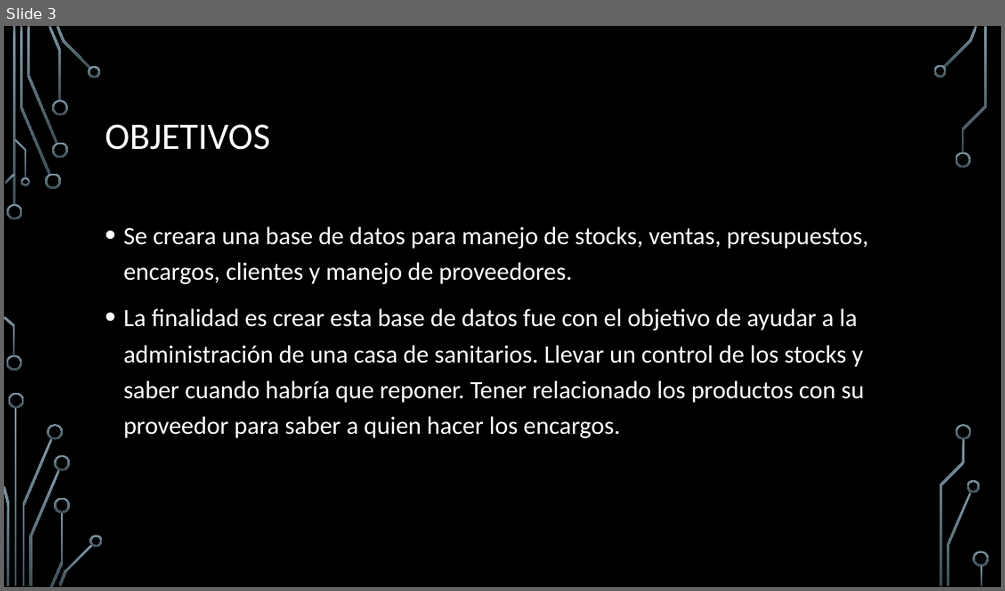
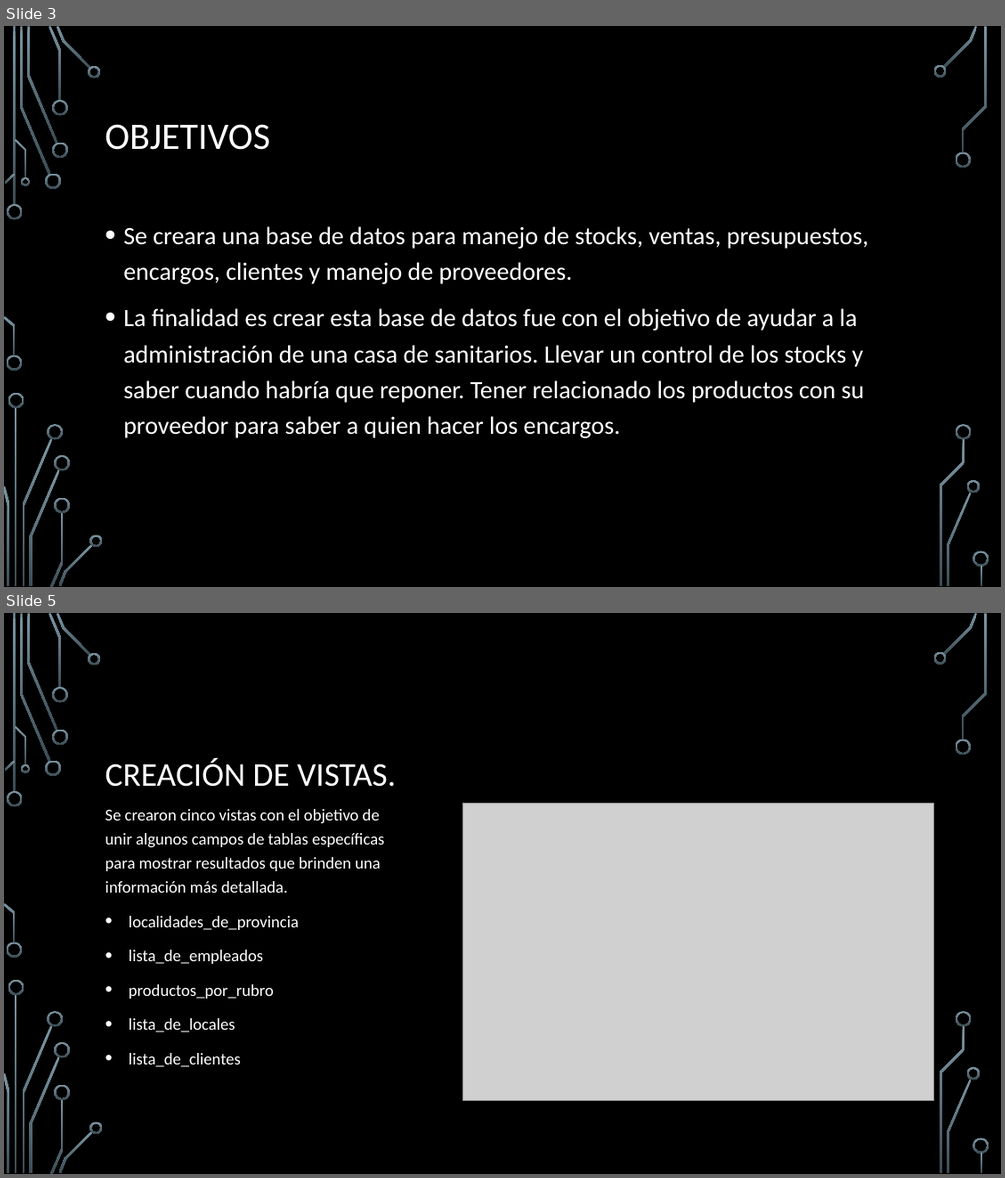
Before and after one commit to Fran2109/Curso_SQL_CoderHouse, a slide deck: Entrega Final/Informe Proyecto Casa de Sanitarios Francisco Agustin Filosi.pptx. Shown one above the other, each under a label of ours: slide 3 before the commit, slides 3 and 5 after it; the slides between them are not shown. The pictures are 1005x591 and 1005x1178 pixels, drawn with LibreOffice and Linux fonts; fonts in the diff are those of the drawing; grey boxes stand for pictures; background and template pictures are left out. Boxes give left, top, right and bottom in pixels: in the first picture for what was removed or moved away, otherwise in the second. Text is boxed around its words. In the diff, an @@ line names an element or a change of style, - is before the commit and + after.

```diff
--- a/Entrega Final/Informe Proyecto Casa de Sanitarios Francisco Agustin Filosi.pptx
+++ b/Entrega Final/Informe Proyecto Casa de Sanitarios Francisco Agustin Filosi.pptx
@@ slide 5 added at bbox=[4, 613, 1001, 1174], background picture (left out); not listed: 36 template elements that a slide beside it also shows @@
@@ title added at bbox=[105, 758, 396, 787], 32 pt, text #FFFFFF @@
+CREACIÓN DE VISTAS.
@@ text added at bbox=[105, 809, 384, 1067], 16 pt, text #FFFFFF @@
+Se crearon cinco vistas con el objetivo de unir algunos campos de tablas específicas para mostrar resultados que brinden una información más detallada.
+• localidades_de_provincia
+• lista_de_empleados
+• productos_por_rubro
+• lista_de_locales
+• lista_de_clientes
@@ picture added at bbox=[463, 803, 934, 1101] @@
```
Also in this commit, not shown: 2 other slides added, 3 other files.
